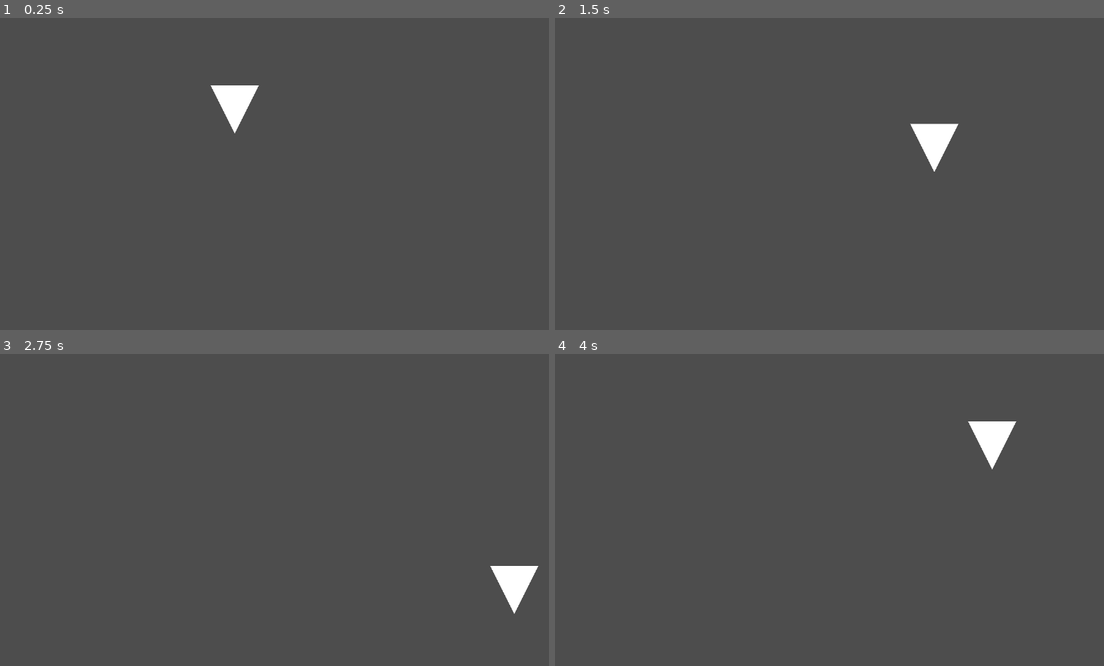
Above: before the commit, frames 1-4 (two rows, left to right).
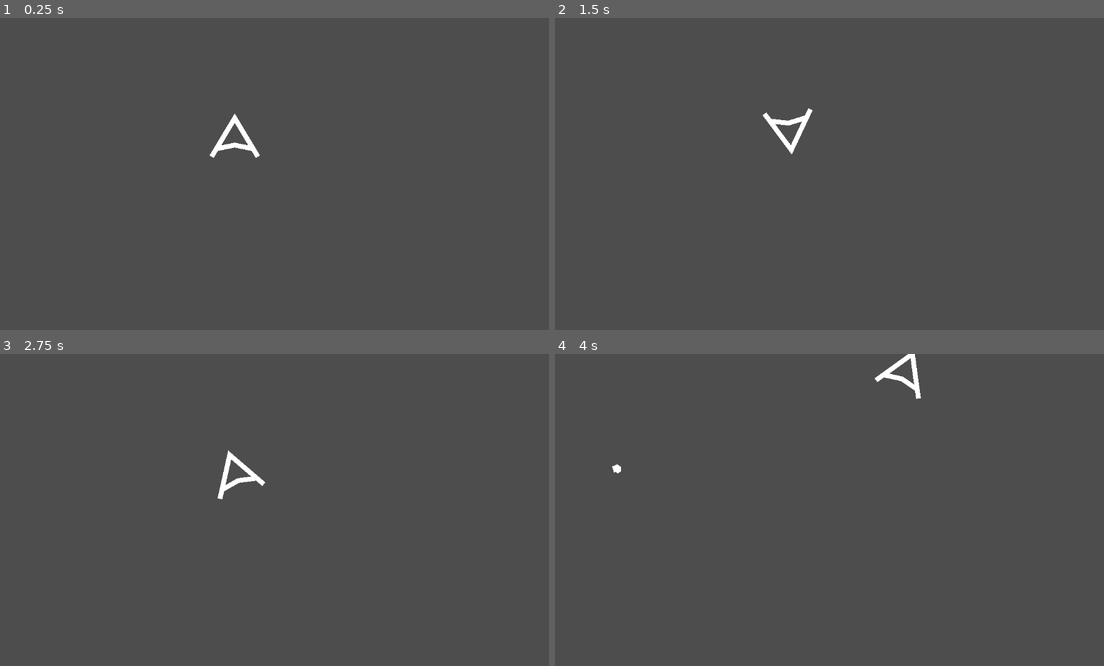
Above: after the commit, the same moments.

Repository: evanboerchers/asteroids
Game: Godot game, scene res://main.tscn
The game is run twice, just before and just after one commit, with the same random seed, the same clock (stepped at 60 frames per second) and the same inputs.
Inputs:
- Up to frame 1 (0.25 s): no input
- Up to frame 2 (1.5 s): tap Enter at 0.5 s; hold D (move_right) 0.53-1.28 s; hold S (move_down) from 1.28 s (still down)
- Up to frame 3 (2.75 s): release S (move_down) at 2.03 s; hold D (move_right) from 2.03 s (still down)
- Up to frame 4 (4 s): release D (move_right) at 2.78 s; hold W (move_up) 2.78-3.53 s; hold A (move_left) from 3.53 s (still down)

The runs differ from the first frame. In frame 1, 1.0% of the frame differs, in the area x 38-48%, y 21-45%; in frame 2, 1.1%; in frame 3, 1.1%; in frame 4, 1.1%, in the area x 10-85%, y 0-39%.

Commit message:
spaceship movement

Diff:
--- a/main.tscn
+++ b/main.tscn
@@ -15,7 +15,7 @@
 asteroid_scene = ExtResource("2_1bvp3")
 
 [node name="Player" parent="." instance=ExtResource("3_lquwl")]
-position = Vector2(576, 320)
+visible = false
 
 [node name="StartTimer" type="Timer" parent="."]
 wait_time = 2.0
@@ -30,7 +30,6 @@
 curve = SubResource("Curve2D_7mycd")
 
 [node name="AsteroidSpawnLocation" type="PathFollow2D" parent="AsteroidPath"]
-position = Vector2(576, 283)
 
 [connection signal="timeout" from="StartTimer" to="." method="_on_start_timer_timeout"]
 [connection signal="timeout" from="AsteroidTimer" to="." method="_on_asteroid_timer_timeout"]
--- a/player.gd
+++ b/player.gd
@@ -1,37 +1,52 @@
-extends Area2D
+extends RigidBody2D
 
 signal hit
 
-@export var speed = 400
-var screen_size
+@export var thrust      := 1200.0
+@export var turn_torque := 9000.0
+@export var max_speed   := 900.0
+@export var lin_damp    := 2.0
+@export var ang_damp    := 2
 
-func start(pos):
+var screen_size: Vector2
+
+func start(pos: Vector2) -> void:
 	position = pos
 	show()
-	$CollisionPolygon2D.disabled = false
+	$Hitbox.disabled = false
 
 func _ready() -> void:
 	screen_size = get_viewport_rect().size
+	linear_damp = lin_damp
+	angular_damp = ang_damp
+	$Thrust.visible = false
 
-func _process(delta):
-	var velocity = Vector2.ZERO
+func _physics_process(_delta: float) -> void:
+	var rot_dir := 0.0
 	if Input.is_action_pressed("move_right"):
-		velocity.x += 1
+		rot_dir += 1.0
 	if Input.is_action_pressed("move_left"):
-		velocity.x -= 1
-	if Input.is_action_pressed("move_down"):
-		velocity.y += 1
+		rot_dir -= 1.0
+	apply_torque( rot_dir * turn_torque)
+
 	if Input.is_action_pressed("move_up"):
-		velocity.y -= 1
+		var forward := Vector2.UP.rotated(rotation)
+		apply_force(forward * thrust)
+		$Thrust.visible = true
+	else:
+		$Thrust.visible = false
 
-	if velocity.length() > 0:
-		velocity = velocity.normalized() * speed
+	var speed := linear_velocity.length()
+	if speed > max_speed:
+		linear_velocity = linear_velocity.normalized() * max_speed
 
-	position += velocity * delta
-	position = position.clamp(Vector2.ZERO, screen_size)
+	_wrap_to_screen()
 
+func _wrap_to_screen() -> void:
+	position.x = wrapf(position.x, 0, screen_size.x)
+	position.y = wrapf(position.y, 0, screen_size.y)
 
-func _on_body_entered(_body):
+func _on_body_entered(_body: Node) -> void:
 	hide()
 	hit.emit()
-	$CollisionPolygon2D.set_deferred("disabled", true)
+	$Hitbox.set_deferred("disabled", true)
--- a/player.tscn
+++ b/player.tscn
@@ -2,14 +2,29 @@
 
 [ext_resource type="Script" uid="uid://c1jkatryuxbqw" path="res://player.gd" id="1_4flbx"]
 
-[node name="Player" type="Area2D"]
+[node name="Player" type="RigidBody2D"]
+position = Vector2(576, 320)
 script = ExtResource("1_4flbx")
+turn_torque = 20000.0
 metadata/_edit_group_ = true
 
-[node name="Polygon2D" type="Polygon2D" parent="."]
-polygon = PackedVector2Array(0, 0, -50, -100, 50, -100)
+[node name="Hitbox" type="CollisionPolygon2D" parent="."]
+position = Vector2(0, 1)
+polygon = PackedVector2Array(0, -32, -48, 47, 48, 47)
 
-[node name="CollisionPolygon2D" type="CollisionPolygon2D" parent="."]
-polygon = PackedVector2Array(0, 0, -50, -100, 50, -100)
+[node name="Ship" type="Node2D" parent="."]
+
+[node name="Line2D" type="Line2D" parent="Ship"]
+position = Vector2(-10, -28)
+points = PackedVector2Array(58, 76, 10, -4, -38, 76)
+
+[node name="Line2D2" type="Line2D" parent="Ship"]
+points = PackedVector2Array(40, 32, 0, 24, -40, 32)
+
+[node name="Thrust" type="Node2D" parent="."]
+
+[node name="Line2D" type="Line2D" parent="Thrust"]
+points = PackedVector2Array(-16, 32, 0, 64, 16, 32)
+default_color = Color(0.945098, 0.282353, 0.105882, 1)
 
 [connection signal="body_entered" from="." to="." method="_on_body_entered"]
--- a/project.godot
+++ b/project.godot
@@ -38,6 +38,10 @@
 ]
 }
 
+[physics]
+
+2d/default_gravity=0.0
+
 [rendering]
 
 renderer/rendering_method="mobile"
